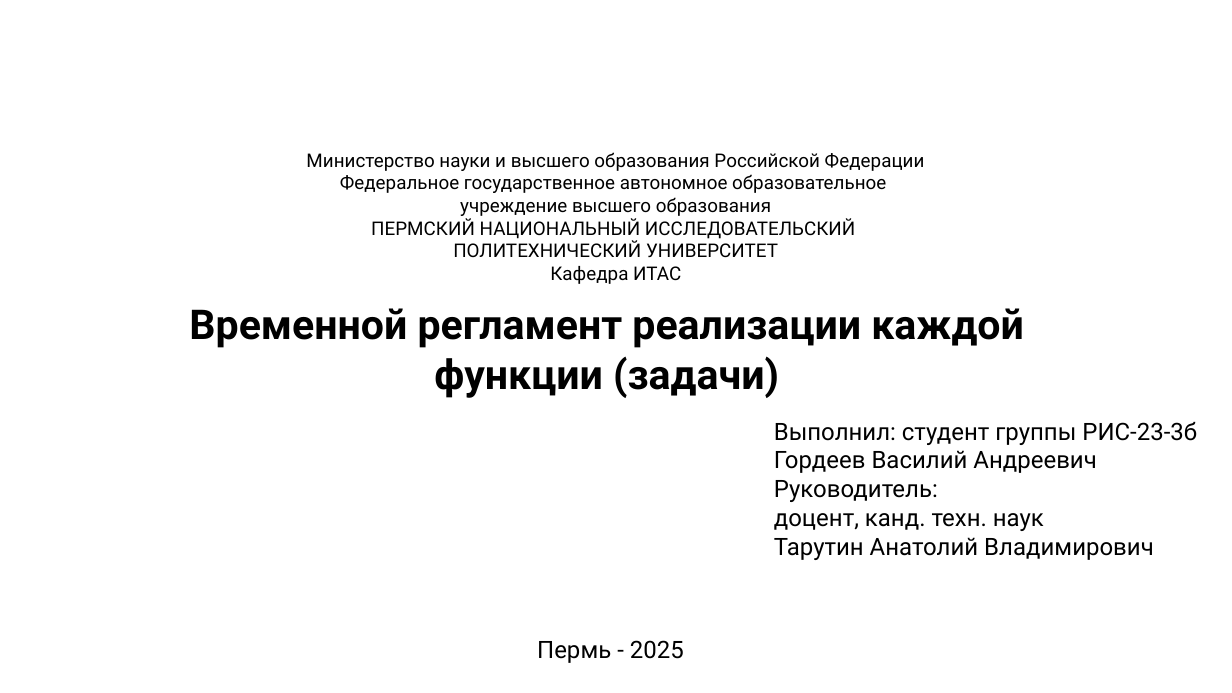
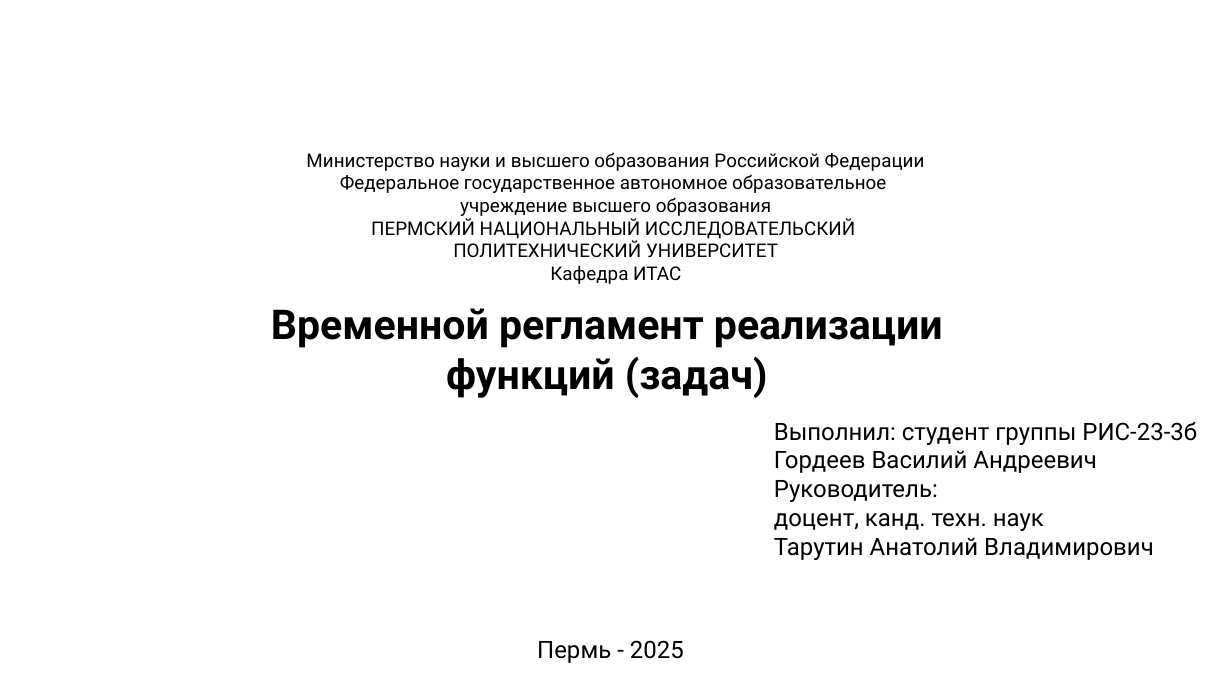
Before and after one commit to Vasja1142/HomeworksCourse3, a slide deck: slide 1 of ТАУ материал/ЛР3/ТАУ.pptx. Drawn at 1232x693 pixels with LibreOffice and Linux fonts; fonts in the diff are those of the drawing; background and template pictures are left out. Boxes give left, top, right and bottom in pixels: in the first picture for what was removed or moved away, otherwise in the second. Text is boxed around its words. In the diff, an @@ line names an element or a change of style, - is before the commit and + after.

```diff
--- a/ТАУ материал/ЛР3/ТАУ.pptx
+++ b/ТАУ материал/ЛР3/ТАУ.pptx
@@ title at <box>271,308,943,398</box>: text changed @@
-Временной регламент реализации каждой функции (задачи)
+Временной регламент реализации функций (задач)
```
Also in this commit, not shown: 1 other file.
